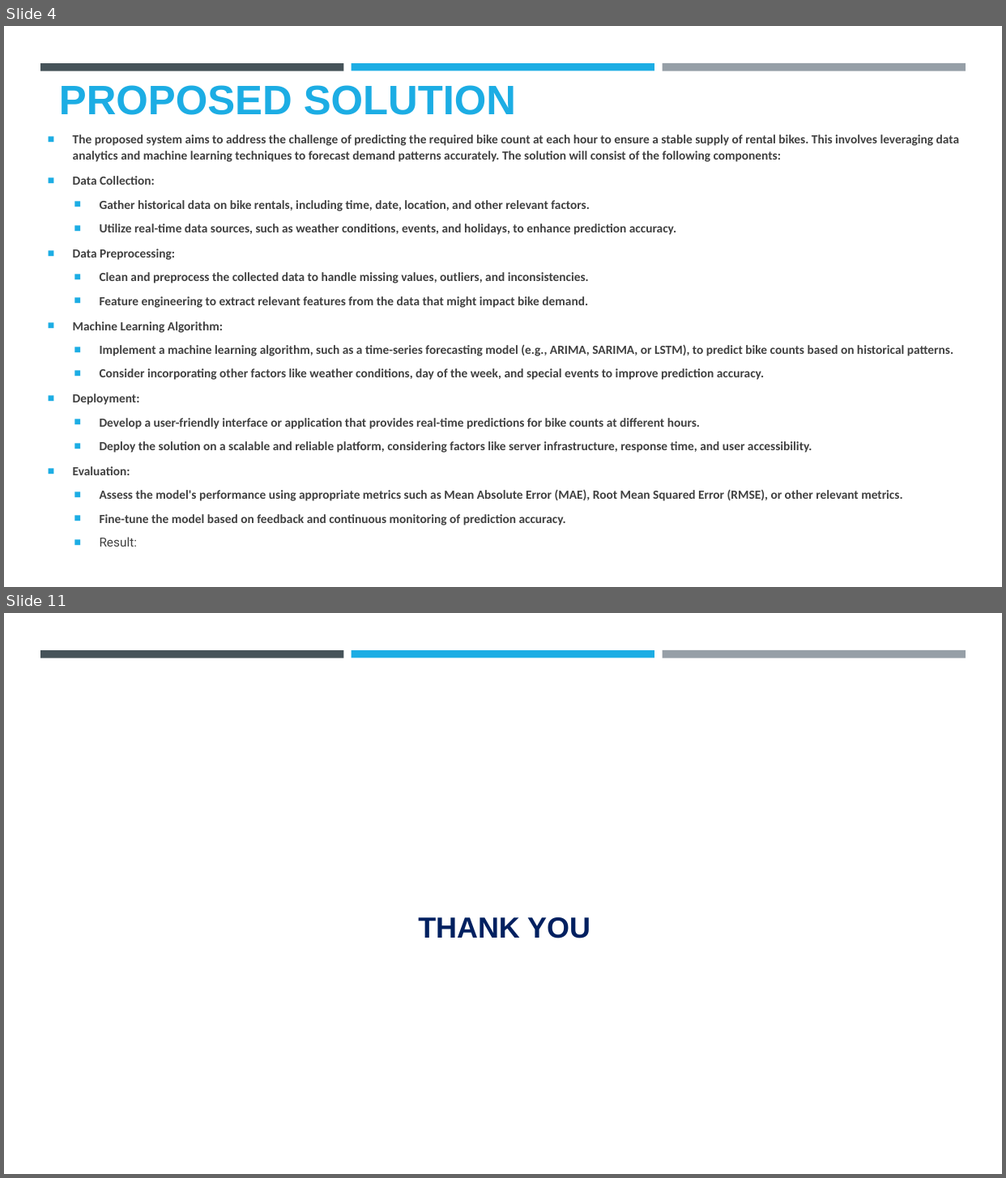
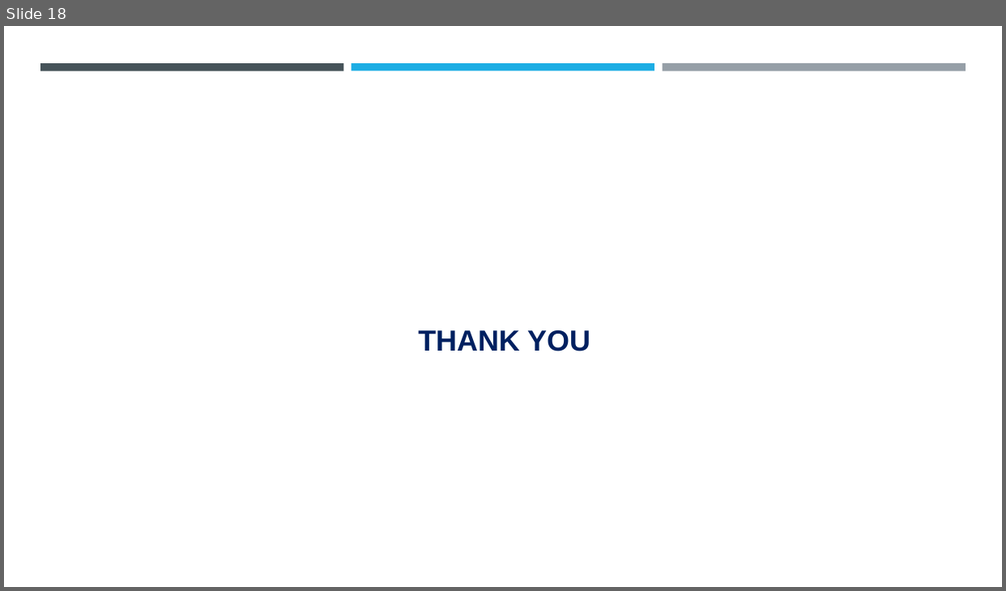
Before and after one commit to Dhayanithi05/ProjectNM, a slide deck: Project.pptx. Shown one above the other, each under a label of ours: slides 4 and 11 before the commit, slide 18 after it; the slides between them are not shown. The pictures are 1006x1178 and 1006x591 pixels, drawn with LibreOffice and Linux fonts; fonts in the diff are those of the drawing; background and template pictures are left out. Boxes give left, top, right and bottom in pixels: in the first picture for what was removed or moved away, otherwise in the second. Text is boxed around its words. In the diff, an @@ line names an element or a change of style, - is before the commit and + after.

```diff
--- a/Project.pptx
+++ b/Project.pptx
@@ slide 4 removed at (4, 26, 1002, 587), background #FFFFFF; not listed: 3 template elements that a slide beside it also shows @@
@@ title removed at (59, 85, 516, 115) @@
-PROPOSED SOLUTION
@@ text removed at (73, 135, 959, 547) @@
-■ The proposed system aims to address the challenge of predicting the required bike count at each hour to ensure a stable supply of rental bikes. This involves leveraging data analytics and machine learning techniques to forecast demand patterns accurately. The solution will consist of the following components:
-■ Data Collection:
-  ■ Gather historical data on bike rentals, including time, date, location, and other relevant factors.
-  ■ Utilize real-time data sources, such as weather conditions, events, and holidays, to enhance prediction accuracy.
-■ Data Preprocessing:
-  ■ Clean and preprocess the collected data to handle missing values, outliers, and inconsistencies.
-  ■ Feature engineering to extract relevant features from the data that might impact bike demand.
-■ Machine Learning Algorithm:
-  ■ Implement a machine learning algorithm, such as a time-series forecasting model (e.g., ARIMA, SARIMA, or LSTM), to predict bike counts based on historical patterns.
-  ■ Consider incorporating other factors like weather conditions, day of the week, and special events to improve prediction accuracy.
-■ Deployment:
-  ■ Develop a user-friendly interface or application that provides real-time predictions for bike counts at different hours.
-  ■ Deploy the solution on a scalable and reliable platform, considering factors like server infrastructure, response time, and user accessibility.
-■ Evaluation:
-  ■ Assess the model's performance using appropriate metrics such as Mean Absolute Error (MAE), Root Mean Squared Error (RMSE), or other relevant metrics.
-  ■ Fine-tune the model based on feedback and continuous monitoring of prediction accuracy.
-  ■ Result:
@@ what was slide 11 is now slide 18 @@
```
Also in this commit, not shown: 4 slides changed, 13 slides added, 5 other slides removed.
